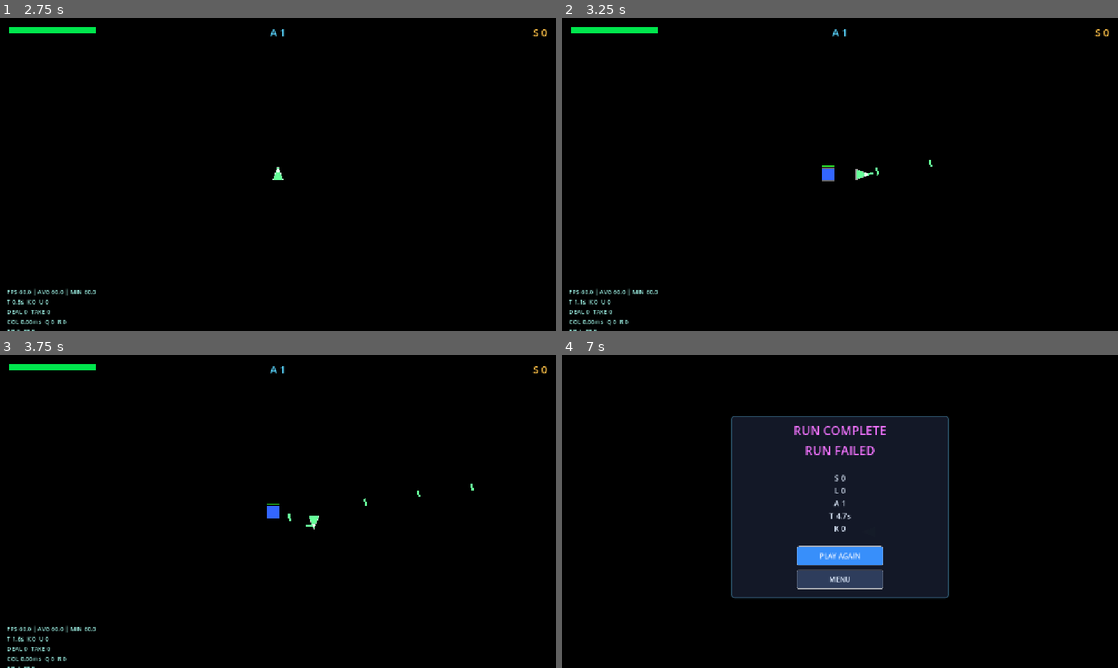
Above: before the commit, frames 1-4 (two rows, left to right).
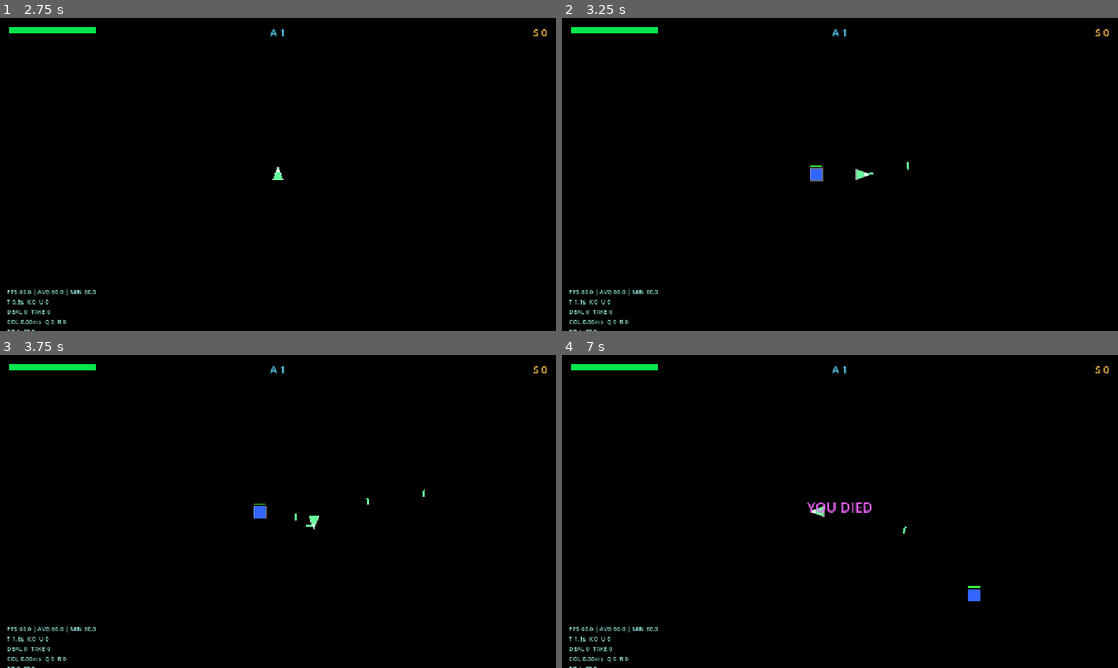
Above: after the commit, the same moments.

Repository: woodmurderedhat/bullet-hell
Game: Godot game, scene res://scenes/Main.tscn
The game is run twice, just before and just after one commit, with the same random seed, the same clock (stepped at 60 frames per second) and the same inputs.
Inputs (mouse positions are in pixels of both pictures, inside the frame that each line leads up to):
- Up to frame 1 (2.75 s): click "TOGGLE ENDLESS" at 0.5 s; click "TOGGLE ENDLESS" at 1.25 s; click "▶ PLAY" at 2 s
- Up to frame 2 (3.25 s): tap Enter at 2.75 s; move the mouse to (962, 158) at 2.77 s; hold D (move_right) from 2.78 s (still down); hold Space (fire) from 2.78 s (still down)
- Up to frame 3 (3.75 s): move the mouse to (166, 527) at 3.52 s; release D (move_right) at 3.53 s; release Space (fire) at 3.53 s; hold S (move_down) from 3.53 s (still down); tap Space (fire) at 3.6 s
- Up to frame 4 (7 s): move the mouse to (895, 442) at 4.27 s; release S (move_down) at 4.28 s; press the mouse at (895, 442) at 4.28 s; hold D (move_right) 4.28-5.03 s; tap Space (fire) at 4.55, 5.1 s; move the mouse to (812, 574) at 5.02 s; release the mouse at (812, 574) at 5.03 s; hold W (move_up) 5.03-5.75 s; click (840, 555) at 5.75 s, where only the run after the commit has a clickable "PLAY AGAIN"; move the mouse to (1006, 558) at 6.52 s; hold A (move_left) from 6.53 s (still down); hold Space (fire) from 6.53 s (still down)

Frame 1 is identical in both runs. In frame 2, 0.2% of the frame differs, in the area x 44-67%, y 45-53%; in frame 3, 0.3%; in frame 4, 24%, in the area x 1-99%, y 2-100%.

Commit message:
feat: Adjust enemy and boss scaling, refine upgrade weights, and update player stats for balanced gameplay

Diff:
--- a/polychrome-void/polychrome-void/data/upgrades/crit_chance_02.tres
+++ b/polychrome-void/polychrome-void/data/upgrades/crit_chance_02.tres
@@ -10,6 +10,6 @@
 stat_additive = {}
 stat_multiplicative = {}
 triggers = [&"crit_10"]
-stack_limit = 5
+stack_limit = 4
 display_name = "Precision Array"
 description = "+10% crit chance. Stack to approach guaranteed crits."
--- a/polychrome-void/polychrome-void/data/upgrades/crit_multi_01.tres
+++ b/polychrome-void/polychrome-void/data/upgrades/crit_multi_01.tres
@@ -7,9 +7,9 @@
 id = &"crit_multi_01"
 rarity = 1
 tags = [&"Crit"]
-stat_multiplicative = {"bullet_damage": 1.1}
+stat_multiplicative = {"bullet_damage": 1.08}
 stat_additive = {}
 triggers = [&"crit_multiplier_2x"]
-stack_limit = 3
+stack_limit = 2
 display_name = "Void Strike"
-description = "+10% damage. Crits deal 2× damage instead of 1.5×."
+description = "+8% damage. Crits deal 2× damage instead of 1.5×."
--- a/polychrome-void/polychrome-void/data/upgrades/entropy_chaos_01.tres
+++ b/polychrome-void/polychrome-void/data/upgrades/entropy_chaos_01.tres
@@ -7,9 +7,9 @@
 id = &"entropy_chaos_01"
 rarity = 0
 tags = [&"Entropy"]
-stat_multiplicative = {"fire_rate": 1.08}
+stat_multiplicative = {"fire_rate": 1.06}
 stat_additive = {}
 triggers = [&"random_direction"]
-stack_limit = 5
+stack_limit = 4
 display_name = "Static Noise"
-description = "+8% fire rate. Bullets deviate randomly ±10°."
+description = "+6% fire rate. Bullets deviate randomly ±10°."
--- a/polychrome-void/polychrome-void/data/upgrades/entropy_chaos_02.tres
+++ b/polychrome-void/polychrome-void/data/upgrades/entropy_chaos_02.tres
@@ -7,9 +7,9 @@
 id = &"entropy_chaos_02"
 rarity = 0
 tags = [&"Entropy"]
-stat_additive = {"bullet_damage": 6.0}
+stat_additive = {"bullet_damage": 4.0}
 stat_multiplicative = {}
 triggers = [&"random_direction"]
-stack_limit = 5
+stack_limit = 4
 display_name = "Scatter Flux"
-description = "+6 damage. Controlled chaos spreads more bullets."
+description = "+4 damage. Controlled chaos spreads more bullets."
--- a/polychrome-void/polychrome-void/data/upgrades/entropy_wild_01.tres
+++ b/polychrome-void/polychrome-void/data/upgrades/entropy_wild_01.tres
@@ -7,9 +7,9 @@
 id = &"entropy_wild_01"
 rarity = 1
 tags = [&"Entropy", &"Chaos"]
-stat_multiplicative = {"bullet_damage": 1.3, "fire_rate": 1.3}
+stat_multiplicative = {"bullet_damage": 1.2, "fire_rate": 1.2}
 stat_additive = {}
 triggers = [&"random_direction", &"entropy_wild"]
-stack_limit = 2
+stack_limit = 1
 display_name = "Wild Card"
-description = "+30% damage and fire rate. All bullets fire at random angles."
+description = "+20% damage and fire rate. All bullets fire at random angles."
--- a/polychrome-void/polychrome-void/data/upgrades/fractal_chain_01.tres
+++ b/polychrome-void/polychrome-void/data/upgrades/fractal_chain_01.tres
@@ -7,9 +7,9 @@
 id = &"fractal_chain_01"
 rarity = 1
 tags = [&"Fractal"]
-stat_multiplicative = {"bullet_damage": 1.15}
-stat_additive = {"bullet_speed": 30.0}
+stat_multiplicative = {"bullet_damage": 1.1}
+stat_additive = {"bullet_speed": 20.0}
 triggers = [&"chain_lightning"]
 stack_limit = 2
 display_name = "Recursive Arc"
-description = "+15% damage, +30 bullet speed. Bullets chain to nearby enemies."
+description = "+10% damage, +20 bullet speed. Bullets chain to nearby enemies."
--- a/polychrome-void/polychrome-void/data/upgrades/fractal_split_01.tres
+++ b/polychrome-void/polychrome-void/data/upgrades/fractal_split_01.tres
@@ -7,9 +7,9 @@
 id = &"fractal_split_01"
 rarity = 0
 tags = [&"Fractal"]
-stat_multiplicative = {"fire_rate": 1.1}
+stat_multiplicative = {"fire_rate": 1.07}
 stat_additive = {}
 triggers = [&"split_on_hit"]
-stack_limit = 3
+stack_limit = 2
 display_name = "Fission Round"
-description = "+10% fire rate. Bullets fork into 2 on first hit."
+description = "+7% fire rate. Bullets fork into 2 on first hit."
--- a/polychrome-void/polychrome-void/data/upgrades/fractal_split_02.tres
+++ b/polychrome-void/polychrome-void/data/upgrades/fractal_split_02.tres
@@ -7,9 +7,9 @@
 id = &"fractal_split_02"
 rarity = 0
 tags = [&"Fractal"]
-stat_additive = {"bullet_damage": 3.0}
+stat_additive = {"bullet_damage": 2.0}
 stat_multiplicative = {}
 triggers = [&"split_on_hit"]
-stack_limit = 3
+stack_limit = 2
 display_name = "Shard Screen"
-description = "+3 damage. Adds another split fragment per hit."
+description = "+2 damage. Adds another split fragment per hit."
--- a/polychrome-void/polychrome-void/data/upgrades/orbit_rate_01.tres
+++ b/polychrome-void/polychrome-void/data/upgrades/orbit_rate_01.tres
@@ -7,9 +7,9 @@
 id = &"orbit_rate_01"
 rarity = 1
 tags = [&"Orbit"]
-stat_multiplicative = {"fire_rate": 1.25}
+stat_multiplicative = {"fire_rate": 1.15}
 stat_additive = {}
 triggers = [&"orbit_damage"]
-stack_limit = 3
+stack_limit = 2
 display_name = "Gyro Rhythym"
-description = "+25% fire rate. Orbit fragments deal contact damage."
+description = "+15% fire rate. Orbit fragments deal contact damage."
--- a/polychrome-void/polychrome-void/data/upgrades/pulse_aoe_01.tres
+++ b/polychrome-void/polychrome-void/data/upgrades/pulse_aoe_01.tres
@@ -7,9 +7,9 @@
 id = &"pulse_aoe_01"
 rarity = 1
 tags = [&"Pulse"]
-stat_multiplicative = {"bullet_damage": 1.2}
+stat_multiplicative = {"bullet_damage": 1.12}
 stat_additive = {}
 triggers = [&"pulse_aoe"]
-stack_limit = 3
+stack_limit = 2
 display_name = "Shockwave"
-description = "+20% bullet damage. Bullets explode on impact."
+description = "+12% bullet damage. Bullets explode on impact."
--- a/polychrome-void/polychrome-void/data/upgrades/pulse_damage_01.tres
+++ b/polychrome-void/polychrome-void/data/upgrades/pulse_damage_01.tres
@@ -7,9 +7,9 @@
 id = &"pulse_damage_01"
 rarity = 0
 tags = [&"Pulse"]
-stat_additive = {"bullet_damage": 5.0}
+stat_additive = {"bullet_damage": 4.0}
 stat_multiplicative = {}
 triggers = []
-stack_limit = 5
+stack_limit = 4
 display_name = "Pulse Charge"
-description = "+5 bullet damage per hit."
+description = "+4 bullet damage per hit."
--- a/polychrome-void/polychrome-void/data/upgrades/pulse_damage_02.tres
+++ b/polychrome-void/polychrome-void/data/upgrades/pulse_damage_02.tres
@@ -7,9 +7,9 @@
 id = &"pulse_damage_02"
 rarity = 0
 tags = [&"Pulse"]
-stat_additive = {"bullet_damage": 8.0}
+stat_additive = {"bullet_damage": 6.0}
 stat_multiplicative = {}
 triggers = []
-stack_limit = 5
+stack_limit = 4
 display_name = "Overload Cell"
-description = "+8 bullet damage. Enemies take more punishment."
+description = "+6 bullet damage. Enemies take more punishment."
--- a/polychrome-void/polychrome-void/data/upgrades/sustain_maxhp_01.tres
+++ b/polychrome-void/polychrome-void/data/upgrades/sustain_maxhp_01.tres
@@ -7,9 +7,9 @@
 id = &"sustain_maxhp_01"
 rarity = 1
 tags = [&"Sustain"]
-stat_additive = {"max_hp": 50.0, "hp_regen": 0.5}
+stat_additive = {"max_hp": 35.0, "hp_regen": 0.35}
 stat_multiplicative = {}
 triggers = []
-stack_limit = 3
+stack_limit = 2
 display_name = "Vital Matrix"
-description = "+50 max HP and +0.5 HP/s regeneration."
+description = "+35 max HP and +0.35 HP/s regeneration."
--- a/polychrome-void/polychrome-void/data/upgrades/vector_pierce_01.tres
+++ b/polychrome-void/polychrome-void/data/upgrades/vector_pierce_01.tres
@@ -7,9 +7,9 @@
 id = &"vector_pierce_01"
 rarity = 1
 tags = [&"Vector"]
-stat_additive = {"speed": 15.0, "bullet_speed": 40.0}
-stat_multiplicative = {"fire_rate": 1.15}
+stat_additive = {"speed": 10.0, "bullet_speed": 30.0}
+stat_multiplicative = {"fire_rate": 1.1}
 triggers = [&"pierce"]
-stack_limit = 3
+stack_limit = 2
 display_name = "Phase Lancer"
-description = "+15 speed, +40 bullet speed, +15% fire rate. Bullets pierce enemies."
+description = "+10 speed, +30 bullet speed, +10% fire rate. Bullets pierce enemies."
--- a/polychrome-void/polychrome-void/player/Player.gd
+++ b/polychrome-void/polychrome-void/player/Player.gd
@@ -11,9 +11,9 @@
 	var current_hp: float    = 10.0
 	## Base values — used as input to ModifierComponent.get_stat().
 	var speed: float         = 110.0
-	var fire_rate: float     = 3.0    ## Bullets per second.
-	var bullet_damage: float = 10.0
-	var bullet_speed: float  = 480.0
+	var fire_rate: float     = 2.0    ## Bullets per second.
+	var bullet_damage: float = 2.0
+	var bullet_speed: float  = 360.0
 
 ## Triangle visual half-size.
 const TRIANGLE_HALF: float = 12.0
--- a/polychrome-void/polychrome-void/scenes/Main.gd
+++ b/polychrome-void/polychrome-void/scenes/Main.gd
@@ -6,6 +6,11 @@
 
 const STANDARD_CLEAR_ARENAS: int = 3
 const RUN_MENU_SCENE := preload("res://ui/RunMenuOverlay.gd")
+const DAMAGE_RAMP_PER_LEVEL_ENEMY: float = 0.006
+const DAMAGE_RAMP_PER_LEVEL_BOSS: float = 0.008
+const LATE_DAMAGE_RAMP_PER_LEVEL_ENEMY: float = 0.003
+const LATE_DAMAGE_RAMP_PER_LEVEL_BOSS: float = 0.004
+const LATE_DAMAGE_RAMP_START_LEVEL: int = 25
 
 # ── Child node references (populated in _ready via $NodePath) ──────────────
 @onready var _bullet_manager:   BulletManager   = $BulletManager
@@ -32,6 +37,8 @@
 var _run_menu: RunMenuOverlay = null
 var _arena_min_runtime: Vector2 = ARENA_MIN
 var _arena_max_runtime: Vector2 = ARENA_MAX
+var _base_enemy_damage_scale: float = 1.0
+var _base_boss_damage_scale: float = 1.0
 
 
 func _ready() -> void:
@@ -99,6 +106,7 @@
 	_arena_backdrop.visible = true
 	var expansion_profile: Dictionary = _build_expansion_profile_from_active_unlocks()
 	_apply_expansion_profile(expansion_profile)
+	_refresh_enemy_boss_damage_scaling(0)
 	_modifier_component.reset()
 	if _shield_system != null and _shield_system.has_method("refresh_state"):
 		_shield_system.call("refresh_state", true)
@@ -131,10 +139,36 @@
 	_swarm_director.arena_max = _arena_max_runtime
 	_spawn_director.apply_expansion_profile(profile)
 
-	var enemy_damage_mult: float = float(profile.get("enemy_damage_multiplier", 1.0))
-	var boss_damage_mult: float = float(profile.get("boss_damage_multiplier", 1.0))
-	_collision_system.set_enemy_damage_scale(enemy_damage_mult)
-	_collision_system.set_boss_damage_scale(boss_damage_mult)
+	_base_enemy_damage_scale = maxf(0.1, float(profile.get("enemy_damage_multiplier", 1.0)))
+	_base_boss_damage_scale = maxf(0.1, float(profile.get("boss_damage_multiplier", 1.0)))
+	_refresh_enemy_boss_damage_scaling()
+
+
+func _refresh_enemy_boss_damage_scaling(arena_level: int = -1) -> void:
+	var level: int = arena_level
+	if level < 0:
+		level = maxi(0, _spawn_director.arena_index)
+
+	var enemy_ramp: float = _damage_ramp_for_level(
+		level,
+		DAMAGE_RAMP_PER_LEVEL_ENEMY,
+		LATE_DAMAGE_RAMP_PER_LEVEL_ENEMY
+	)
+	var boss_ramp: float = _damage_ramp_for_level(
+		level,
+		DAMAGE_RAMP_PER_LEVEL_BOSS,
+		LATE_DAMAGE_RAMP_PER_LEVEL_BOSS
+	)
+	_collision_system.set_enemy_damage_scale(_base_enemy_damage_scale * enemy_ramp)
+	_collision_system.set_boss_damage_scale(_base_boss_damage_scale * boss_ramp)
+
+
+func _damage_ramp_for_level(level: int, per_level: float, late_per_level: float) -> float:
+	var clamped_level: int = maxi(0, level)
+	var ramp: float = 1.0 + float(clamped_level) * per_level
+	var late_levels: int = maxi(0, clamped_level - LATE_DAMAGE_RAMP_START_LEVEL)
+	ramp += float(late_levels) * late_per_level
+	return maxf(0.1, ramp)
 
 
 func _build_expansion_profile_from_active_unlocks() -> Dictionary:
@@ -229,6 +263,7 @@
 	# Delay briefly then begin the next wave.
 	await get_tree().create_timer(0.3).timeout
 	if _run_active:
+		_refresh_enemy_boss_damage_scaling(_spawn_director.arena_index)
 		_spawn_director.begin_next_wave()
 
 
@@ -246,6 +281,7 @@
 	if not endless_mode and _spawn_director.arena_index >= standard_clear_levels:
 		_end_run(true)
 		return
+	_refresh_enemy_boss_damage_scaling(_spawn_director.arena_index)
 
 	_player.set_gameplay_input_enabled(false)
 
--- a/polychrome-void/polychrome-void/systems/SpawnDirector.gd
+++ b/polychrome-void/polychrome-void/systems/SpawnDirector.gd
@@ -32,6 +32,14 @@
 const SPAWN_MODE_SWARM: int = 0
 const SPAWN_MODE_MIXED: int = 1
 const SPAWN_MODE_EDGE: int = 2
+const HP_SCALING_PER_LEVEL: float = 0.15
+const LONG_RUN_HP_SCALING_PER_LEVEL: float = 0.0025
+const LONG_RUN_HP_SCALING_START_LEVEL: int = 25
+const SPAWN_BASE_ENEMY_COUNT: int = 5
+const SPAWN_ENEMY_COUNT_PER_LEVEL: int = 2
+const SPAWN_INTERVAL_FLOOR: float = 0.24
+const SPAWN_INTERVAL_DROP_PER_LEVEL: float = 0.06
+const SWARM_AGGRESSION_FULL_LEVEL: float = 72.0
 
 const EDGE_TOP: int = 0
 const EDGE_BOTTOM: int = 1
@@ -212,8 +220,8 @@
 		cfg.origin_region = _pick_origin_region_for_wave()
 		cfg.edge_bias_side = _pick_edge_bias_for_origin(cfg.origin_region)
 		# Scale enemy count and mix patterns as arenas progress.
-		cfg.enemy_count = maxi(2, 4 + arena_index * 2 + _enemy_count_add)
-		cfg.spawn_interval = maxf(0.25, (1.2 - arena_index * 0.05) * _spawn_interval_scale)
+		cfg.enemy_count = maxi(2, SPAWN_BASE_ENEMY_COUNT + arena_index * SPAWN_ENEMY_COUNT_PER_LEVEL + _enemy_count_add)
+		cfg.spawn_interval = maxf(SPAWN_INTERVAL_FLOOR, (1.2 - arena_index * SPAWN_INTERVAL_DROP_PER_LEVEL) * _spawn_interval_scale)
 		cfg.enemy_resource = _pick_enemy_for_arena()
 		cfg.swarm_enabled = _swarm_director != null
 		cfg.swarm_pattern_id = _pick_swarm_pattern_for_wave()
@@ -270,7 +278,7 @@
 	register_in_swarm: bool
 ) -> void:
 	var enemy: Enemy = SCENE_ENEMY.instantiate() as Enemy
-	var scaled_hp: float = res.base_hp * (1.0 + arena_index * 0.12) * _enemy_hp_multiplier
+	var scaled_hp: float = res.base_hp * _hp_scale_for_arena(arena_index) * _enemy_hp_multiplier
 	var elite_archetype: StringName = _pick_elite_archetype_for_spawn()
 	enemy.setup(
 		res,
@@ -312,7 +320,7 @@
 func _spawn_boss(id: int, pos: Vector2) -> void:
 	var boss: Boss = SCENE_BOSS.instantiate() as Boss
 	var res: BossResource = _current_config.boss_resource
-	var scaled_hp: float = res.base_hp * (1.0 + arena_index * 0.12) * _boss_hp_multiplier
+	var scaled_hp: float = res.base_hp * _hp_scale_for_arena(arena_index) * _boss_hp_multiplier
 	boss.setup_boss(
 		res,
 		scaled_hp,
@@ -341,6 +349,14 @@
 
 	var pick_idx: int = RandomService.next_int_range(0, unlock_count - 1)
 	return _enemy_roster[pick_idx]
+
+
+func _hp_scale_for_arena(arena_level: int) -> float:
+	var clamped_level: int = maxi(0, arena_level)
+	var base_scale: float = 1.0 + float(clamped_level) * HP_SCALING_PER_LEVEL
+	# Add a late-session slope so challenge keeps rising past early arenas.
+	var long_run_levels: int = maxi(0, clamped_level - LONG_RUN_HP_SCALING_START_LEVEL)
+	return base_scale + float(long_run_levels) * LONG_RUN_HP_SCALING_PER_LEVEL
 
 
 func _pick_boss_for_arena(current_arena: int) -> BossResource:
@@ -769,7 +785,7 @@
 
 
 func _swarm_aggression_for_arena(arena_level: int) -> float:
-	return clampf(float(arena_level) / 90.0, 0.0, 1.0)
+	return clampf(float(arena_level) / SWARM_AGGRESSION_FULL_LEVEL, 0.0, 1.0)
 
 
 func _on_enemy_died(_id: int, _pos: Vector2, _score: int) -> void:
--- a/polychrome-void/polychrome-void/systems/UpgradePool.gd
+++ b/polychrome-void/polychrome-void/systems/UpgradePool.gd
@@ -4,10 +4,10 @@
 extends Node
 
 ## Rarity base weights (must match UpgradeResource.Rarity enum order).
-const RARITY_WEIGHTS: Array[float] = [60.0, 25.0, 10.0, 5.0]
+const RARITY_WEIGHTS: Array[float] = [65.0, 22.0, 9.0, 4.0]
 
 ## Synergy bias added per dominant tag match.
-const SYNERGY_BIAS: float = 15.0
+const SYNERGY_BIAS: float = 9.0
 
 ## Pre-loaded full upgrade roster.
 const ALL_UPGRADES: Array[String] = [
Not shown, changed: docs/07_PROGRESSION_BALANCE_FRAMEWORK.md
Not shown, changed: docs/10_TESTING_AND_QA_PLAN.md
Not shown, changed: web/index.pck
